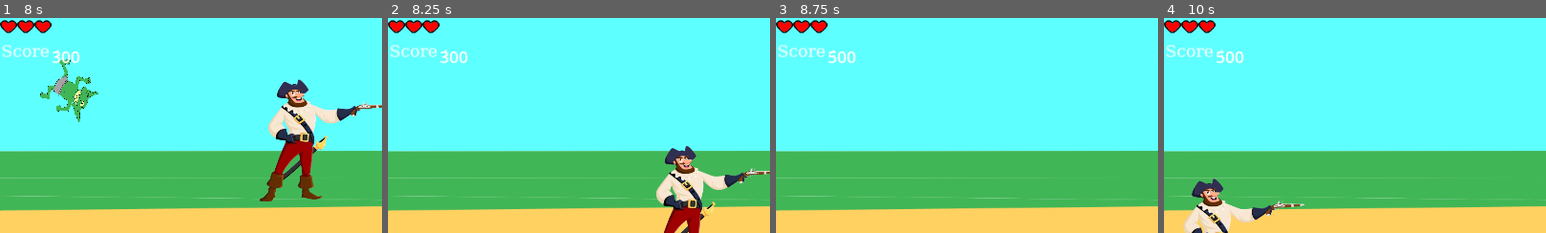
Above: before the commit, frames 1-4 (left to right).
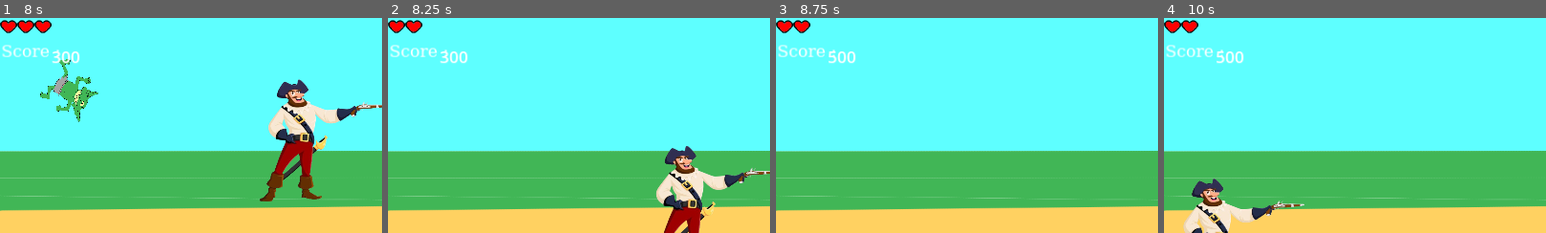
Above: after the commit, the same moments.

Repository: Sakusai/GameJam-IUT-2025
Game: Godot game, scene res://Scene/main.tscn
Same seed, same stepped clock (60 frames per second), same inputs: the game is played once before the commit and once after it.
Inputs:
- Up to frame 1 (8 s): tap Enter at 0.5 s; hold Right (ui_right) 0.53-1.28 s; tap Space (shoot) every 0.75 s from 0.6 to 7.35 s; hold Down (ui_down) 1.28-2.03 s; hold Right (ui_right) 2.03-2.78 s; hold Up (ui_up) 2.78-3.53 s; hold Left (ui_left) 3.53-5.03 s; hold Down (ui_down) 5.03-5.78 s; hold Right (ui_right) 5.78-6.53 s; hold Up (ui_up) 6.53-7.28 s; hold Right (ui_right) from 7.28 s (still down)
- Up to frame 2 (8.25 s): release Right (ui_right) at 8.03 s; hold Down (ui_down) from 8.03 s (still down); tap Space (shoot) at 8.1 s
- Up to frame 3 (8.75 s): keep holding Down (ui_down)
- Up to frame 4 (10 s): release Down (ui_down) at 8.78 s; hold Left (ui_left) 8.78-9.53 s; tap Space (shoot) at 8.85, 9.6 s; hold Up (ui_up) from 9.53 s (still down)
The pictures show only the part of the screen within x 0-50%, y 0-50%; the shares and areas given below are measured in that part.

Frame 1 is identical in both runs. In frame 2, 0.2% of the frame differs, in the area x 9-14%, y 0-8%; in frame 3, 0.2%; in frame 4, 0.2%.

Commit message:
fixe death zone

Diff:
--- a/Scene/main.tscn
+++ b/Scene/main.tscn
@@ -34,5 +34,6 @@
 [node name="CollisionPolygon2D" type="CollisionPolygon2D" parent="StaticBody2D"]
 polygon = PackedVector2Array(498, 1, 500, 650, 573, 650, 568, -38, -93, -28, -73, 738, 498, 744, 612, 651, -1, 650, -3, 1)
 
+[connection signal="damage_pirate" from="DeathZone" to="pirate" method="_on_death_zone_damage_pirate"]
 [connection signal="spawn_bullet" from="pirate" to="." method="_on_pirate_spawn_bullet"]
 [connection signal="take_damage" from="pirate" to="CanvasLayer" method="_on_pirate_take_damage"]
--- a/Script/death_zone.gd
+++ b/Script/death_zone.gd
@@ -1,6 +1,7 @@
 extends Area2D
 class_name DeathZone
 
+signal damage_pirate()
 
 func _ready():
 	$CollisionShape2D.disabled = false
@@ -8,5 +9,6 @@
 func _on_area_entered(area) -> void:
 	print('entré')
 	if area is Knight or area is Goblin:
+		emit_signal("damage_pirate")
 		EnemySpawner.updateNbSpawn()
 		area.destroy()
--- a/Script/pirate.gd
+++ b/Script/pirate.gd
@@ -25,3 +25,7 @@
 
 func shoot():
 	emit_signal("spawn_bullet", muzzle.global_position)
+
+
+func _on_death_zone_damage_pirate() -> void:
+	updateLife()
